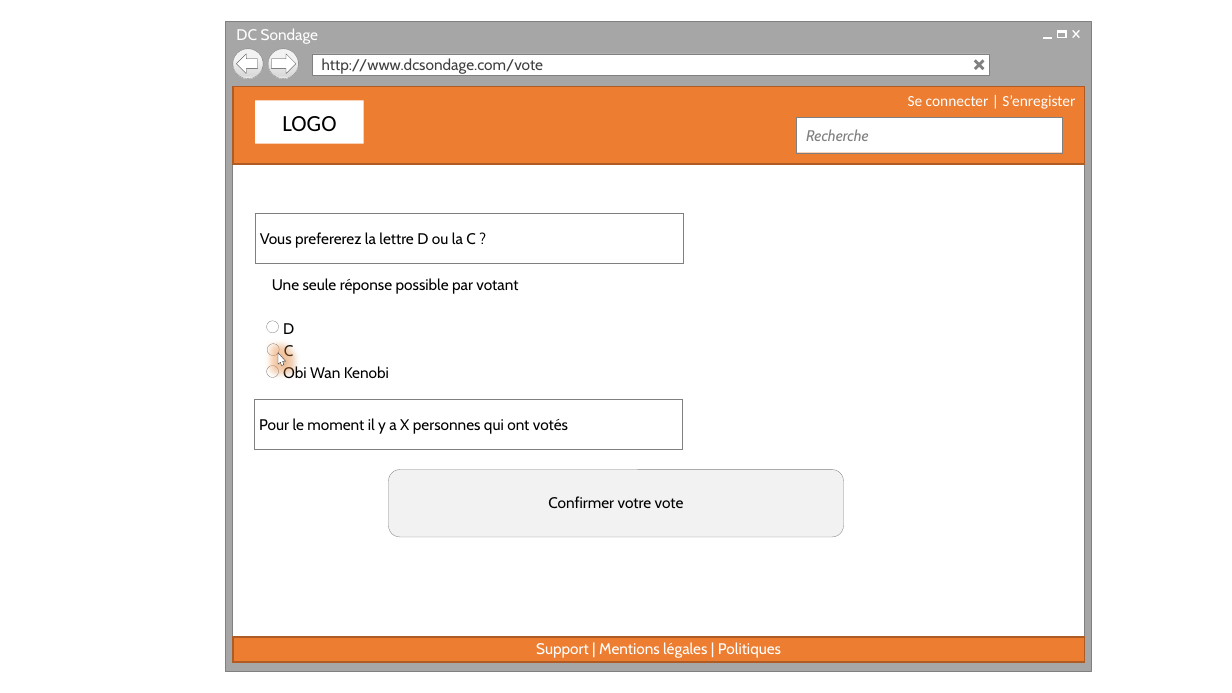
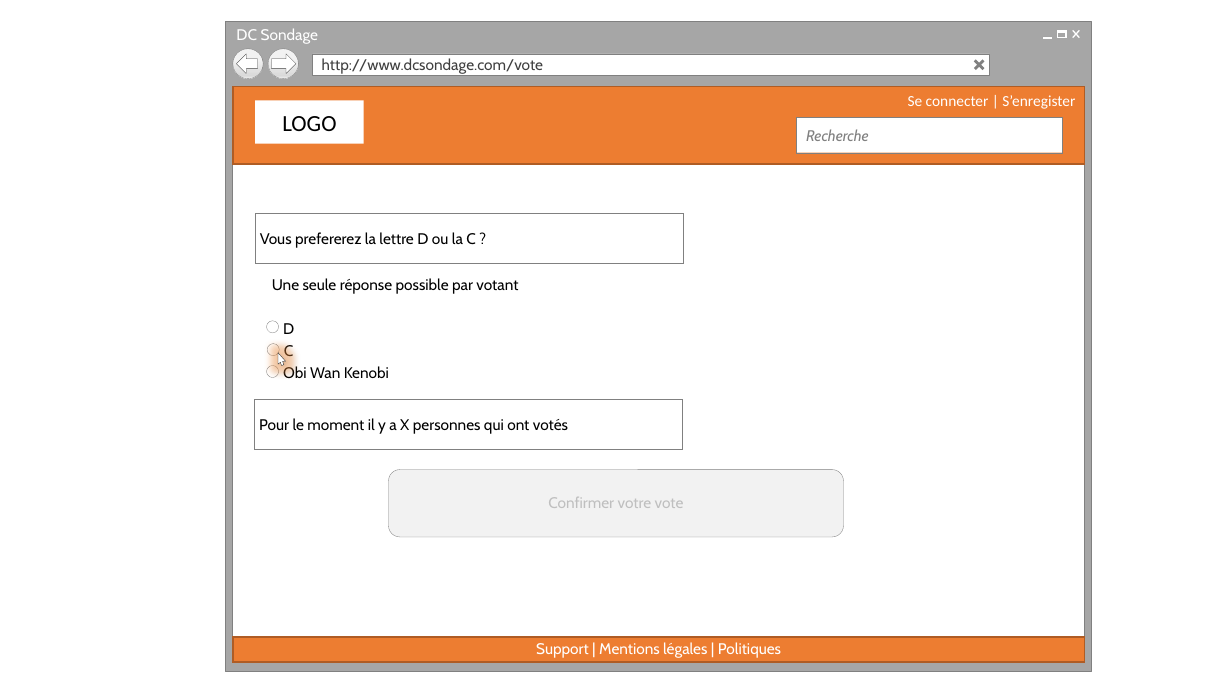
Before and after one commit to cedricbannelier/Projet1, a slide deck: slide 18 of maquetteWeb/maquetteProposition.pptx (slide 17 before the commit). Drawn at 1232x693 pixels with LibreOffice and Linux fonts; fonts in the diff are those of the drawing; background and template pictures are left out. Boxes give left, top, right and bottom in pixels: in the first picture for what was removed or moved away, otherwise in the second. Text is boxed around its words. In the diff, an @@ line names an element or a change of style, - is before the commit and + after.

```diff
--- a/maquetteWeb/maquetteProposition.pptx
+++ b/maquetteWeb/maquetteProposition.pptx
@@ rounded rectangle "Confirmer votre vote" at <box>389,470,844,537</box>: text colour #000000 to #BFBFBF @@
```
Also in this commit, not shown: 2 other slides changed, 3 slides added.
